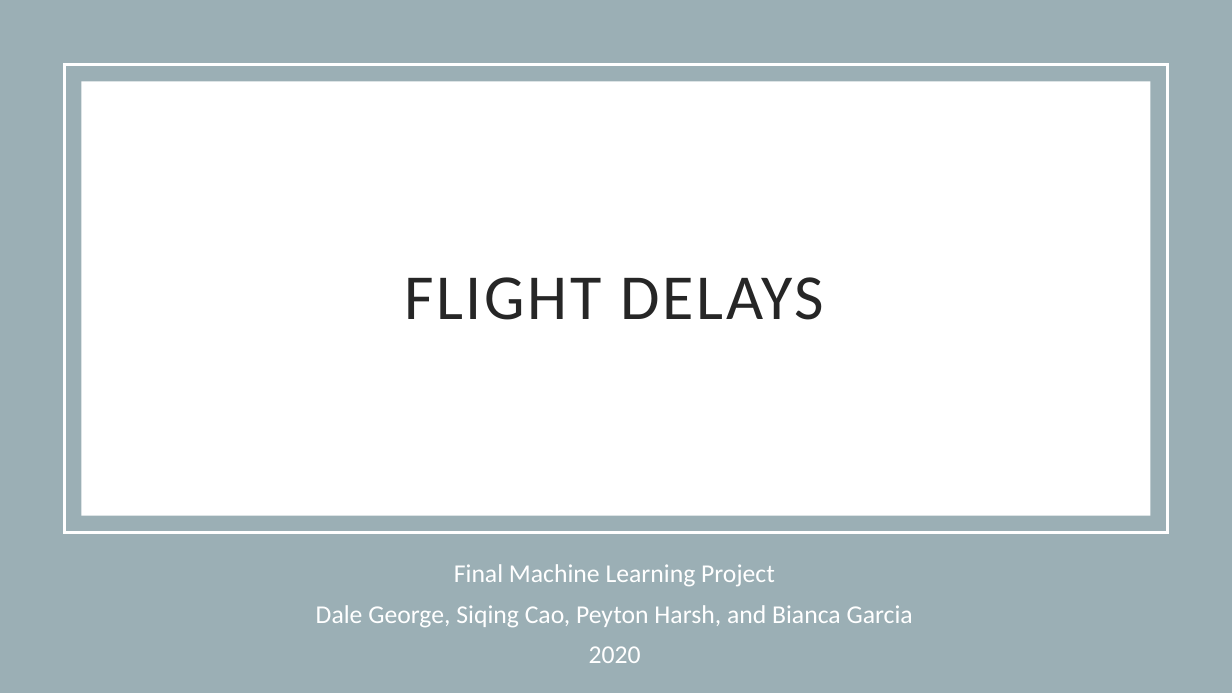
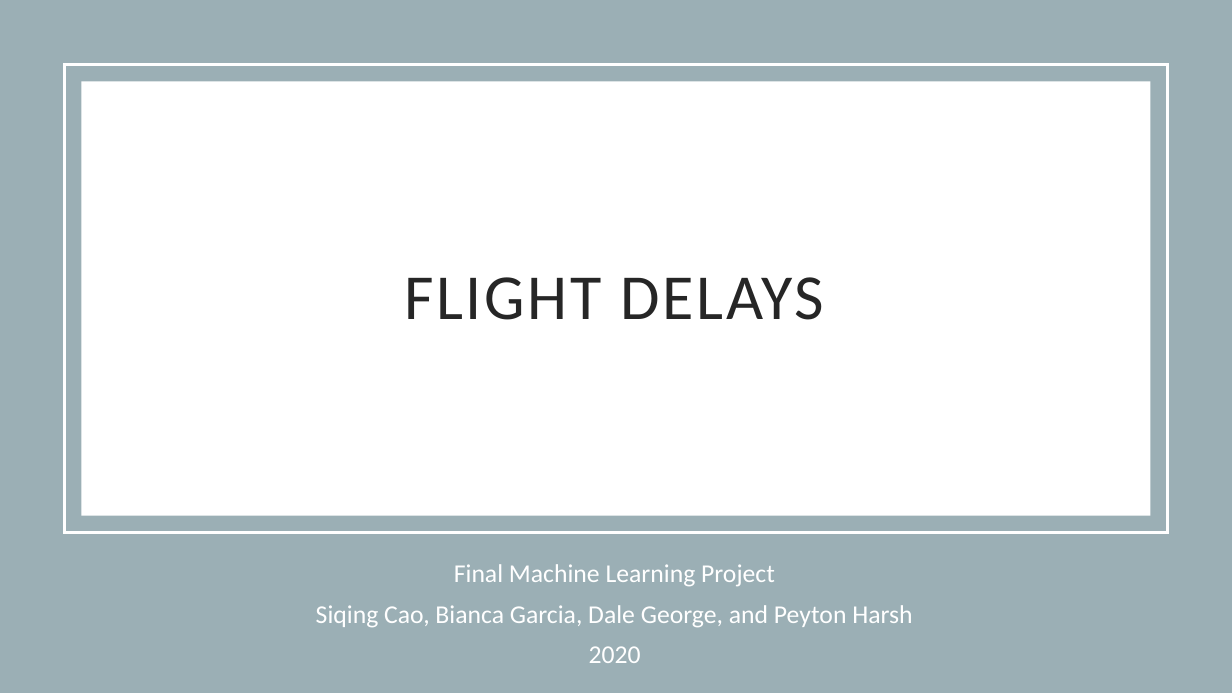
Before and after one commit to coolburton/Flight-delays, a slide deck: slide 1 of Flight Delays.pptx. Drawn at 1232x693 pixels with LibreOffice and Linux fonts; fonts in the diff are those of the drawing. Boxes give left, top, right and bottom in pixels: in the first picture for what was removed or moved away, otherwise in the second. Text is boxed around its words. In the diff, an @@ line names an element or a change of style, - is before the commit and + after.

```diff
--- a/Flight Delays.pptx
+++ b/Flight Delays.pptx
@@ subtitle at [316, 605, 912, 627]: text changed @@
-Dale George, Siqing Cao, Peyton Harsh, and Bianca Garcia
+Siqing Cao, Bianca Garcia, Dale George, and Peyton Harsh
```
Also in this commit, not shown: 2 other slides changed, 2 slides added, 2 slides removed.
